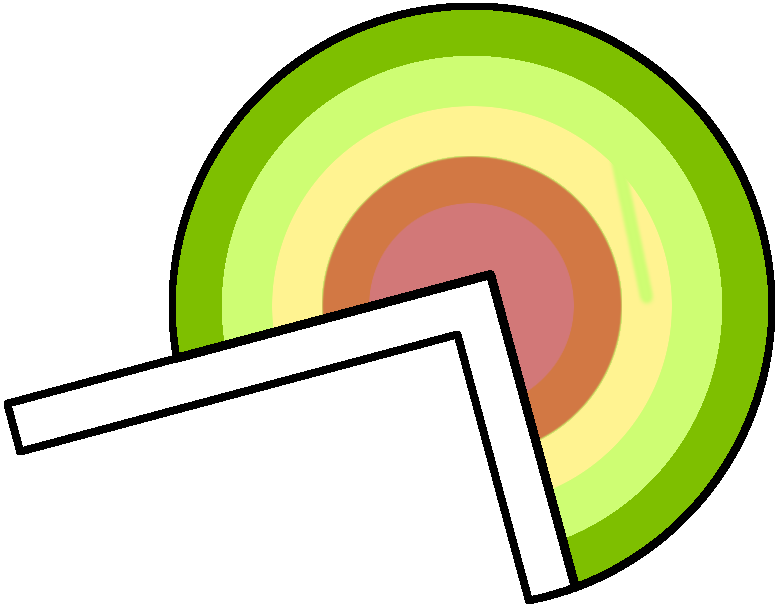
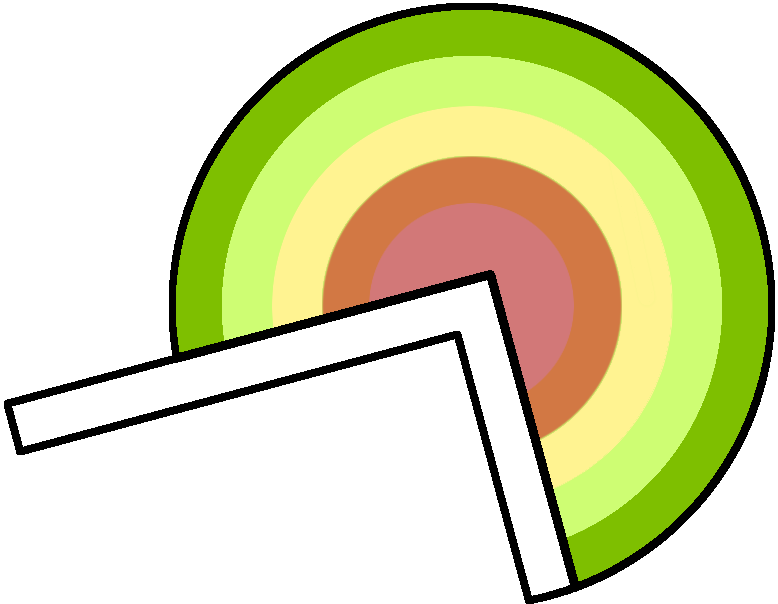
Two versions of the same layered image (w=778, h=604). Layer-by-layer changes:
painted on "Layer" over [411, 106, 673, 489]
